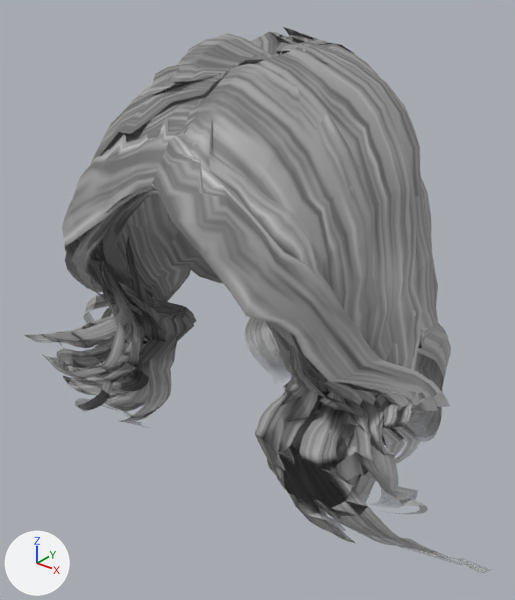
Two versions of the glTF model public/models/daz_hair_hazel_wave.glb, one commit apart.
Both versions are drawn from a camera (50 mm lens) standing at (0.241, -0.317, 0.175) and looking at (-0.013, -0.001, -0.021). The lights are fixed; the arrows at lower left show +X, +Y and +Z. The picture after the commit comes second. Vertices at exactly the same position are counted once.

The first picture shows 'daz_hair_hazel_wave'.
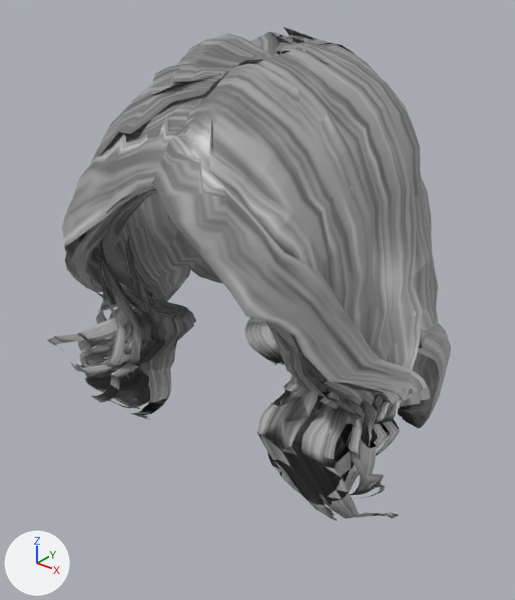
Location of each change, (x1, y1, x2, y2) in pixels of the pictures (515 x 600 px; the box of a moved part takes in the faces that stretch with it):
'daz_hair_hazel_wave', reshaped (13% narrower, 10% shorter)
    before: (25, 27, 491, 573)
    after: (47, 27, 451, 521)
part 1 of me_daz_hair_hazel_wave, moved or reshaped
    before: (245, 318, 449, 440)
    after: (245, 318, 449, 428)
part 2 of me_daz_hair_hazel_wave, moved or reshaped
    before: (25, 292, 170, 423)
    after: (47, 292, 170, 420)
part 3 of me_daz_hair_hazel_wave, moved or reshaped
    before: (255, 355, 491, 573)
    after: (257, 355, 430, 521)
part 4 of me_daz_hair_hazel_wave, recoloured
    before: (25, 121, 491, 573)
    after: (47, 121, 446, 521)

Edits to the bpy script that builds the scene:
```text
Add mat_daz_hair_hazel_wave_mat_1:
    mat_daz_hair_hazel_wave_mat_1 = bpy.data.materials.new('daz_hair_hazel_wave_mat')
    # uses the picture img_daz_hair_hazel_wave_tex
Change me_daz_hair_hazel_wave:
    used by ob_daz_hair_hazel_wave; location = (0.0, 0.0, 0.0)
    remove me_daz_hair_hazel_wave.from_pydata(...)  # 6009 vertices, 8030 faces; spans x -0.177..0.166, y -0.108..0.141, z -0.146..0.139
    add me_daz_hair_hazel_wave.from_pydata(...)  # 6009 vertices, 8030 faces; spans x -0.125..0.113, y -0.108..0.13, z -0.117..0.139
    me_daz_hair_hazel_wave part 1: 1311 of 6009 vertices moved; they spanned x -0.081..0.095, y 0.052..0.141, z -0.146..-0.03 and now span x -0.081..0.088, y 0.052..0.13, z -0.117..-0.03; mean shift (0.0, -0.003, 0.006); largest move (0.004, 0.096, -0.146) -> (0.004, 0.093, -0.117)
    me_daz_hair_hazel_wave part 2: 1018 of 6009 vertices moved; they spanned x -0.177..-0.041, y -0.101..0.003, z -0.13..-0.021 and now span x -0.125..-0.041, y -0.092..0.003, z -0.114..-0.021; mean shift (0.012, 0.002, 0.002); largest move (-0.177, -0.043, -0.092) -> (-0.125, -0.043, -0.091)
    me_daz_hair_hazel_wave part 3: 567 of 6009 vertices moved; they spanned x 0.042..0.166, y -0.084..0.01, z -0.131..-0.021 and now span x 0.042..0.113, y -0.075..0.01, z -0.114..-0.021; mean shift (-0.009, 0.001, 0.002); largest move (0.166, -0.03, -0.11) -> (0.112, -0.03, -0.104)
    me_daz_hair_hazel_wave part 4: 8030 faces spanning x -0.125..0.113, y -0.108..0.13, z -0.117..0.139 switch from mat_daz_hair_hazel_wave_mat (picture img_daz_hair_hazel_wave_tex) to mat_daz_hair_hazel_wave_mat_1
    other edits to the shape of me_daz_hair_hazel_wave do not show in these pictures
```
